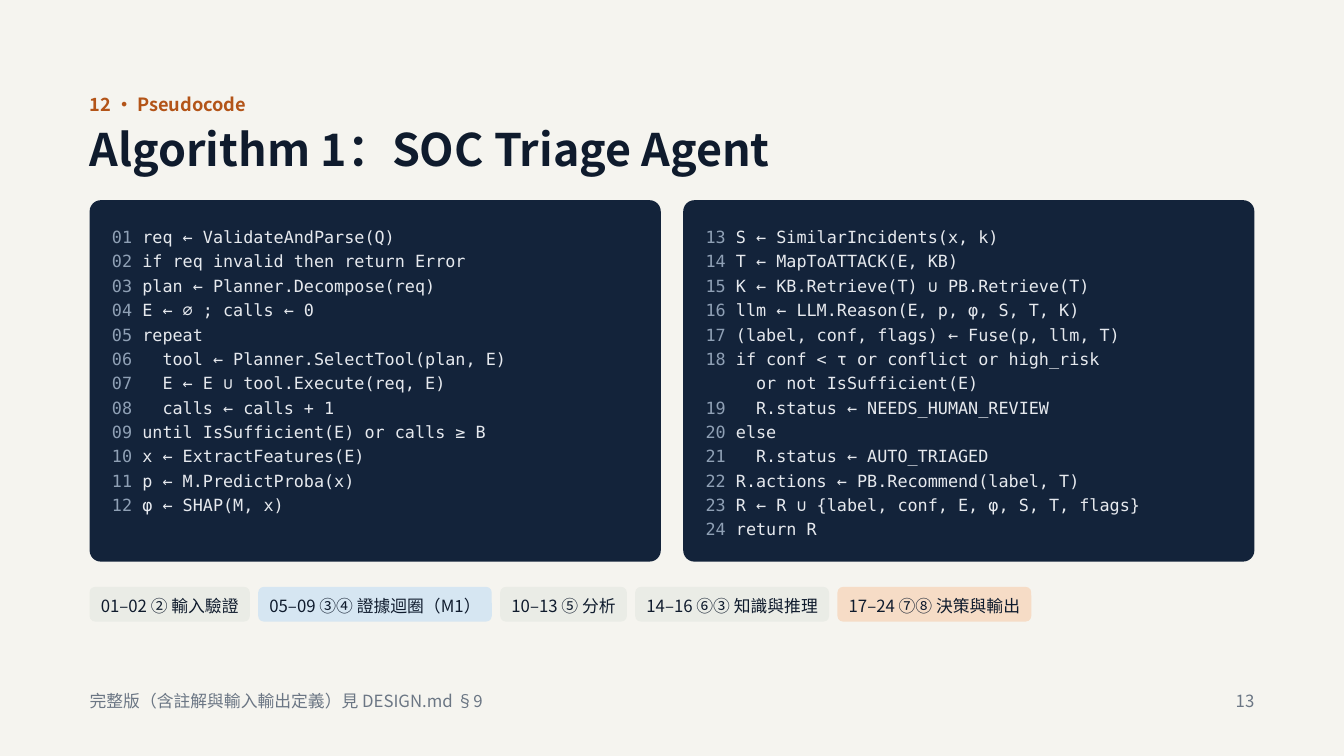
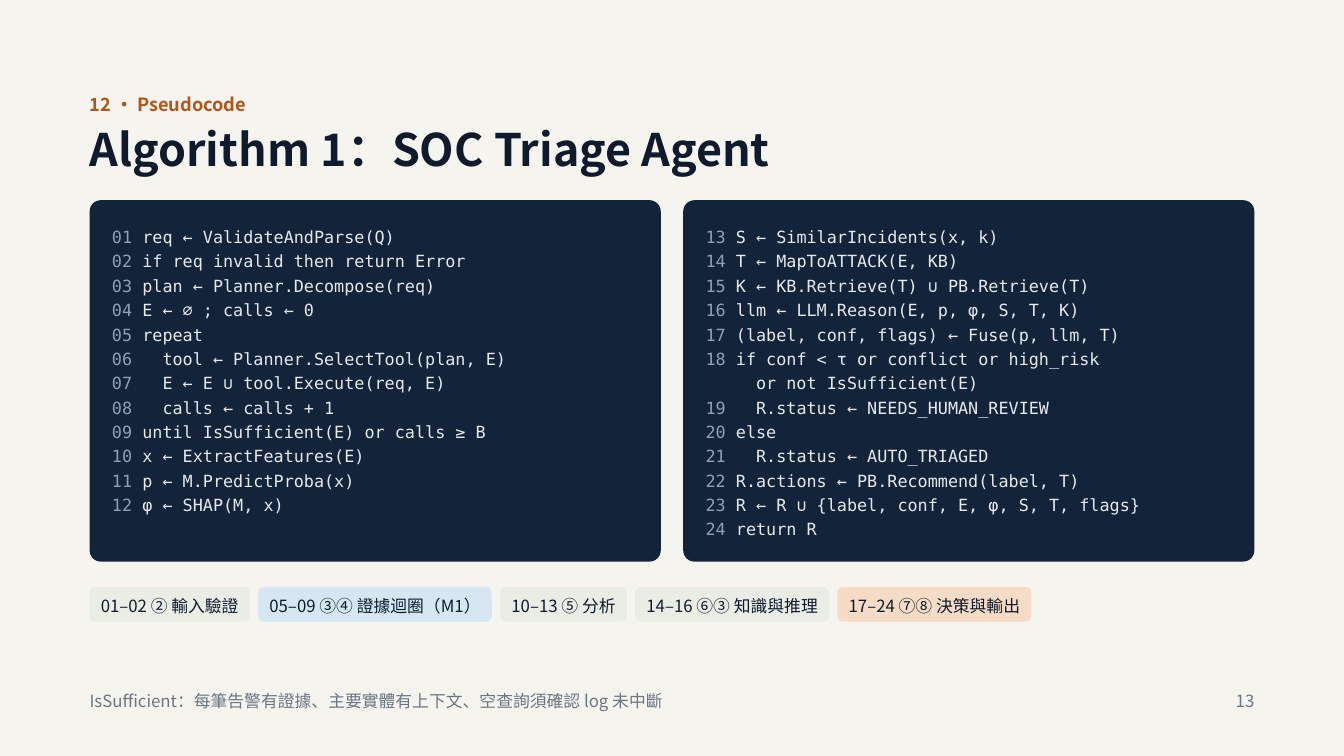
Before and after one commit to jimtaerini/AI_SOC_Analyst_Agent, a slide deck: slide 13 of docs/AI_SOC_Analyst_Agent-Proposal.pptx. Drawn at 1344x756 pixels with LibreOffice and Linux fonts; fonts in the diff are those of the drawing. Boxes give left, top, right and bottom in pixels: in the first picture for what was removed or moved away, otherwise in the second. Text is boxed around its words. In the diff, an @@ line names an element or a change of style, - is before the commit and + after.

```diff
--- a/docs/AI_SOC_Analyst_Agent-Proposal.pptx
+++ b/docs/AI_SOC_Analyst_Agent-Proposal.pptx
@@ text at [90, 693, 662, 711]: text changed @@
-完整版（含註解與輸入輸出定義）見 DESIGN.md §9
+IsSufficient：每筆告警有證據、主要實體有上下文、空查詢須確認 log 未中斷
```
Also in this commit, not shown: 8 other slides changed, 1 other file.
